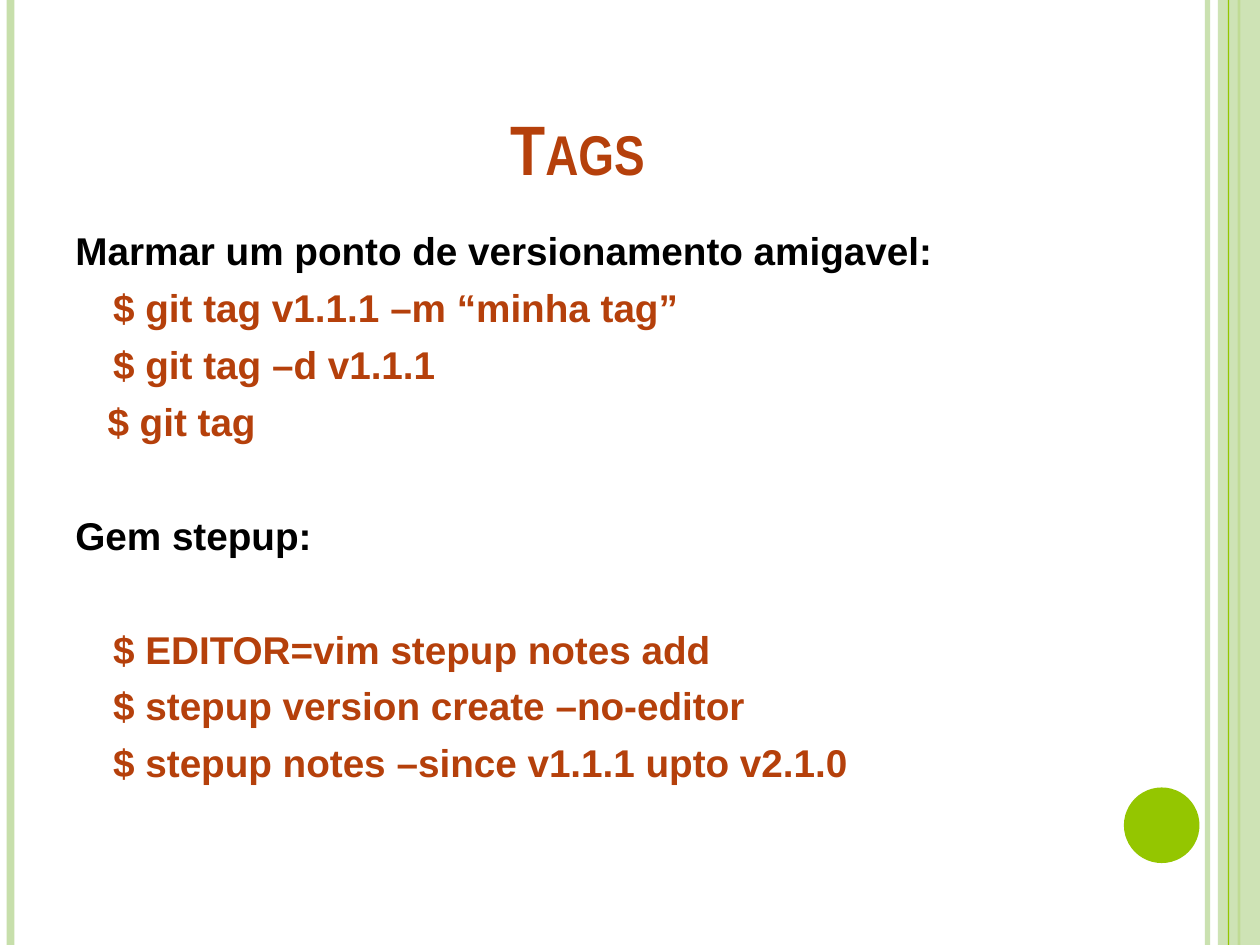
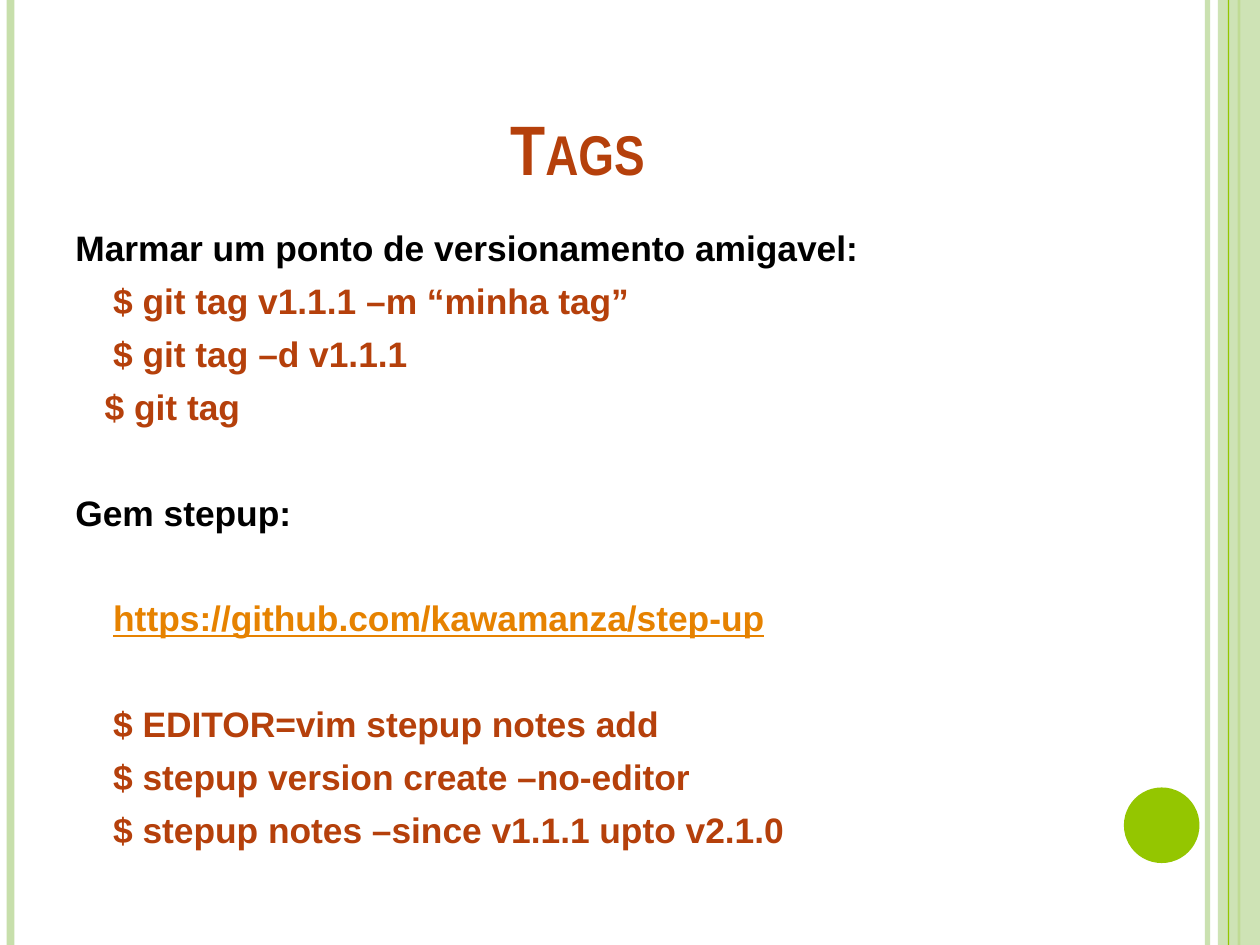
Before and after one commit to Didox/rails, a slide deck: slide 34 of Treinamento_Git (1).pptx. Drawn at 1260x945 pixels with LibreOffice and Linux fonts; fonts in the diff are those of the drawing. Boxes give left, top, right and bottom in pixels: in the first picture for what was removed or moved away, otherwise in the second. Text is boxed around its words. In the diff, an @@ line names an element or a change of style, - is before the commit and + after.

Commit message:
treinamento git update

```diff
--- a/Treinamento_Git (1).pptx
+++ b/Treinamento_Git (1).pptx
@@ text at (75, 235, 858, 849): size 22.1 to 20.1 pt in "Marmar um ponto de versionamento amigavel:", "$ git tag v1.1.1 –m “minha tag”", "$ git tag –d v1.1.1", "$ git tag" and 4 more places @@
@@ text at (113, 605, 764, 638): paragraph added @@
+https://github.com/kawamanza/step-up
```
